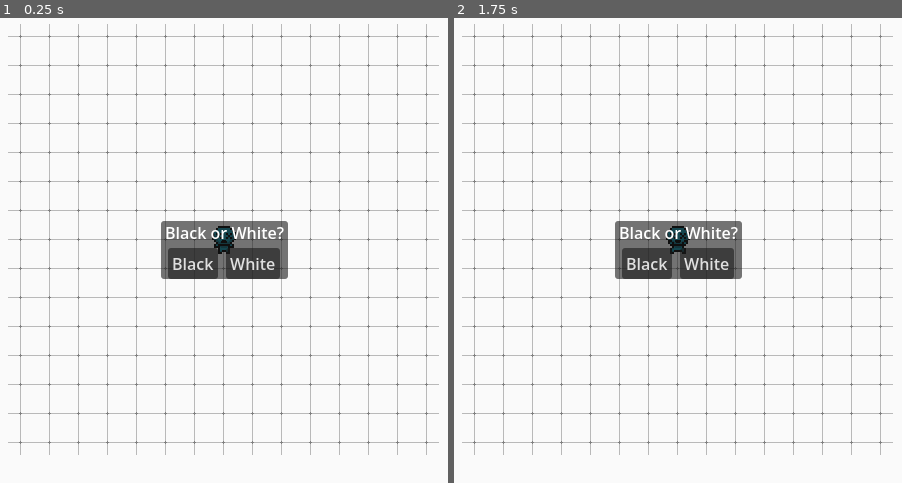
Above: before the commit, frames 1-2 (left to right).
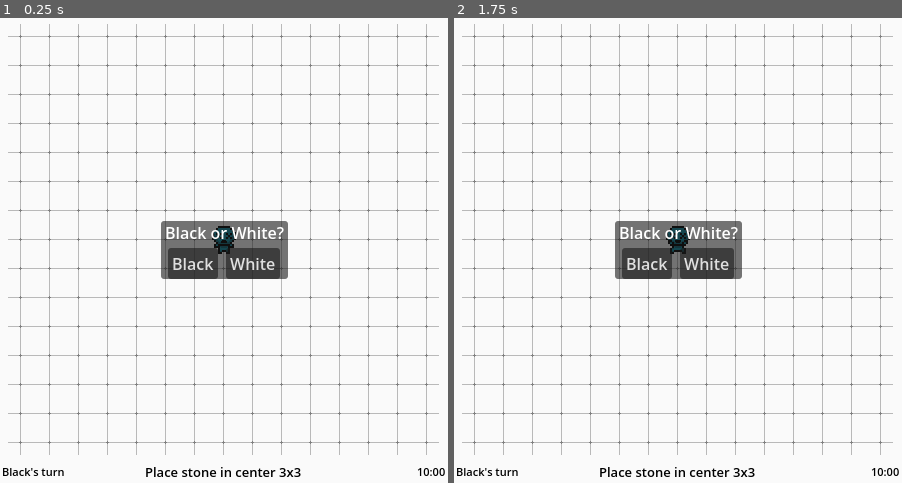
Above: after the commit, the same moments.

Repository: Joseph731/Isaok
Game: Godot game, scene res://game.tscn
The game is run twice, just before and just after one commit, with the same random seed, the same clock (stepped at 60 frames per second) and the same inputs. This scene is started directly instead of the project's main scene.
Inputs (mouse positions are in pixels of both pictures, inside the frame that each line leads up to):
- Up to frame 1 (0.25 s): no input
- Up to frame 2 (1.75 s): click (476, 36) at 0.5 s; click (503, 36) at 1.25 s

The runs differ from the first frame. In frame 1, 0.5% of the frame differs, in the area x 0-100%, y 96-99%; in frame 2, 0.5%.

Commit message:
Add turn timers

Diff:
--- a/game.gd
+++ b/game.gd
@@ -6,16 +6,35 @@
 @onready var ui_manager: UIManager = $UIManager
 @onready var network_manager: NetworkManager = $NetworkManager
 @onready var pause_menu: PauseMenu = $PauseMenu
+@onready var turn_timer_host: Timer = $TurnTimerHost
+@onready var turn_timer_challenger: Timer = $TurnTimerChallenger
 
 func _ready() -> void:
+	turn_timer_host.paused = true
+	turn_timer_challenger.paused = true
+	turn_timer_host.timeout.connect(_on_host_time_out)
+	turn_timer_challenger.timeout.connect(_on_challenger_time_out)
 	pause_menu.quit_requested.connect(network_manager.end_game)
 	ui_manager.stone_selection_prompt_created.connect(_on_stone_selection_prompt_created)
 	ui_manager.fifth_moves_count_prompt_created.connect(_on_fifth_moves_count_prompt_created)
+	grid_manager.turn_switched.connect(_on_turn_switched)
 
 func _on_stone_selection_prompt_created(stone_selection_prompt: StoneSelectionPrompt) -> void:
 	stone_selection_prompt.stone_selected.connect(_on_stone_selection_prompt_stone_selected)
 
 func _on_stone_selection_prompt_stone_selected(stone_type: GridManager.StoneType, stone_selection_prompt: StoneSelectionPrompt) -> void:
+	if grid_manager.game_state == GridManager.GameState.SECOND:
+		if stone_selection_prompt.is_for_server:
+			if stone_type == grid_manager.StoneType.WHITE:
+				turn_timer_host.start(turn_timer_host.time_left - 30)
+			else:
+				turn_timer_host.paused = false
+		else:
+			if stone_type == grid_manager.StoneType.WHITE:
+				turn_timer_challenger.start(turn_timer_challenger.time_left - 30)
+			else:
+				turn_timer_challenger.paused = false
+
 	grid_manager.set_peers_stone_types.rpc_id(1, stone_type)
 	queue_free_a_node.rpc_id(1, stone_selection_prompt.get_path())
 
@@ -30,3 +49,19 @@
 @rpc("any_peer", "call_local", "reliable")
 func queue_free_a_node(node_path: String):
 	get_node(node_path).queue_free()
+
+func _on_host_time_out() -> void:
+	print("Challenger wins!")
+
+func _on_challenger_time_out() -> void:
+	print("Host wins!")
+
+func _on_turn_switched(is_servers_turn: bool) -> void:
+	if is_servers_turn:
+		turn_timer_challenger.start(turn_timer_challenger.time_left + 30)
+		turn_timer_challenger.paused = true
+		turn_timer_host.paused = false
+	else:
+		turn_timer_host.start(turn_timer_host.time_left + 30)
+		turn_timer_host.paused = true
+		turn_timer_challenger.paused = false
--- a/game.tscn
+++ b/game.tscn
@@ -24,10 +24,22 @@
 position_marker = NodePath("../GridPositionMarker")
 center_cell_marker = NodePath("../CenterCellMarker")
 
-[node name="UIManager" parent="." unique_id=1133332590 node_paths=PackedStringArray("grid_manager") instance=ExtResource("4_fc0e3")]
+[node name="UIManager" parent="." unique_id=1133332590 node_paths=PackedStringArray("grid_manager", "turn_timer_host", "turn_timer_challenger") instance=ExtResource("4_fc0e3")]
 grid_manager = NodePath("../GridManager")
+turn_timer_host = NodePath("../TurnTimerHost")
+turn_timer_challenger = NodePath("../TurnTimerChallenger")
 
 [node name="NetworkManager" parent="." unique_id=57909923 instance=ExtResource("5_ryrav")]
 
+[node name="TurnTimerHost" type="Timer" parent="." unique_id=1659935680]
+wait_time = 600.0
+one_shot = true
+autostart = true
+
+[node name="TurnTimerChallenger" type="Timer" parent="." unique_id=1751517430]
+wait_time = 600.0
+one_shot = true
+autostart = true
+
 [node name="PauseMenu" parent="." unique_id=396420241 instance=ExtResource("6_eow3j")]
 visible = false
--- a/scenes/grid_manager/grid_manager.gd
+++ b/scenes/grid_manager/grid_manager.gd
@@ -4,7 +4,9 @@
 enum StoneType {EMPTY, BLACK, WHITE, FIFTH, BANNED}
 enum GameState{SECOND, THIRD, FOURTH, FIFTH, CHOOSE, NORMAL}
 
+signal turn_switched(is_servers_turn: bool)
 signal stone_placed(cell_global_position: Vector2, cell_size: Vector2, stone_type: StoneType)
+signal second_move_finished
 signal third_move_finished
 signal fourth_move_finished
 signal fifth_move_finished
@@ -28,10 +30,20 @@
 var stone_grid: Array[Array] = []
 var servers_stone: StoneType
 var clients_stone: StoneType
-var is_servers_turn: bool = true
 var game_state: GameState = GameState.SECOND
+var initial_fifth_moves_count: int = 0
+var lone_fifth_move_coords: Vector2i
 var fifth_moves_count: int = 0
 var grid_symmetry_data: Dictionary
+
+var _is_servers_turn: bool = true
+var is_servers_turn: bool:
+	get:
+		return _is_servers_turn
+	set(value):
+		if _is_servers_turn != value:
+			turn_switched.emit(value)
+		_is_servers_turn = value
 
 func _ready() -> void:
 	position = position_marker.position
@@ -136,6 +148,8 @@
 	stone_grid[coords.y][coords.x] = stone_type
 
 	if game_state == GameState.FIFTH:
+		if initial_fifth_moves_count == 1:
+			lone_fifth_move_coords = coords
 		if grid_symmetry_data["left_right"]:
 			print("left right symmetry detected")
 			if Vector2i(coords.y, coords.x) != Vector2i(coords.y, 2*7 - coords.x):
@@ -349,6 +363,9 @@
 	# Get the maximum valid integer index (size - 1)
 	var max_game_state = GameState.size() - 1
 	# Clamp the value so it never exceeds the maximum
+	if game_state == GameState.SECOND:
+		second_move_finished.emit()
+
 	if game_state == GameState.THIRD:
 		third_move_finished.emit()
 
@@ -359,6 +376,10 @@
 	if game_state == GameState.FIFTH:
 		fifth_move_finished.emit()
 		empty_stone_type_in_stone_grid(StoneType.BANNED)
+		if initial_fifth_moves_count == 1:
+			stone_grid[lone_fifth_move_coords.y][lone_fifth_move_coords.x] = StoneType.BLACK
+			var cell_global_position: Vector2 = position_marker.global_position + Vector2(lone_fifth_move_coords * 29)
+			stone_placed.emit(cell_global_position, CELL_MIN_SIZE, stone_grid[lone_fifth_move_coords.y][lone_fifth_move_coords.x])
 
 	if game_state == GameState.CHOOSE:
 		choose_move_finished.emit()
@@ -366,13 +387,17 @@
 
 	game_state = min(int(game_state) + 1, max_game_state) as GameState
 
+	if game_state == GameState.CHOOSE && initial_fifth_moves_count == 1:
+		increment_game_state()
+
 @rpc("any_peer", "call_local", "reliable")
 func switch_whose_turn_it_is() -> void:
 	is_servers_turn = !is_servers_turn
 
 @rpc("any_peer", "call_local", "reliable")
 func set_fifth_moves_count(move_count: int) -> void:
-	fifth_moves_count = move_count
+	initial_fifth_moves_count = move_count
+	fifth_moves_count = initial_fifth_moves_count
 
 func empty_stone_type_in_stone_grid(stone_type: StoneType):
 	for row in stone_grid.size():
--- a/scenes/ui_manager/ui_manager.gd
+++ b/scenes/ui_manager/ui_manager.gd
@@ -5,10 +5,15 @@
 signal fifth_moves_count_prompt_created(fifth_moves_count_prompt: FifthMovesCountPrompt)
 
 @export var grid_manager: GridManager
+@export var turn_timer_host: Timer
+@export var turn_timer_challenger: Timer
+
 
 @onready var stones: Node = $Stones
-@onready var fifth_moves_count_label: Label = $MarginContainer/FifthMovesCountLabel
+@onready var center_label: Label = $MarginContainer/CenterLabel
 @onready var prompt_spawner: MultiplayerSpawner = $PromptSpawner
+@onready var turn_timer_label: Label = $MarginContainer/TurnTimerLabel
+@onready var whose_turn_label: Label = $MarginContainer/WhoseTurnLabel
 
 const STONE: PackedScene = preload("uid://dyrih8v8f0hie")
 const STONE_SELECTION_PROMPT: PackedScene = preload("uid://dly5k3xygv7tn")
@@ -21,12 +26,44 @@
 func _ready() -> void:
 	prompt_spawner.spawned.connect(_on_prompt_spawned)
 	grid_manager.stone_placed.connect(_on_stone_placed)
+	grid_manager.turn_switched.connect(_on_turn_switched)
+	grid_manager.second_move_finished.connect(_on_second_move_finished)
 	grid_manager.third_move_finished.connect(_on_third_move_finished)
 	grid_manager.fourth_move_finished.connect(_on_fourth_move_finished)
 	grid_manager.fifth_move_finished.connect(_on_fifth_move_finished)
 	grid_manager.choose_move_finished.connect(_on_choose_move_finished)
 	if is_multiplayer_authority():
 		create_stone_selection_prompt(true)
+
+func _process(_delta: float) -> void:
+	if is_multiplayer_authority():
+		update_turn_timer_label()
+
+func update_turn_timer_label():
+	var turn_timer: Timer
+	if !turn_timer_host.paused:
+		turn_timer = turn_timer_host
+		turn_timer_label.text = "Host's time: "
+	elif !turn_timer_challenger.paused:
+		turn_timer = turn_timer_challenger
+		turn_timer_label.text = "Challenger's time: "
+	else:
+		return
+
+	var total_seconds: int = int(ceilf(turn_timer.time_left))
+
+	# Calculate hours, minutes, and seconds
+	@warning_ignore("integer_division")
+	var hours: int = total_seconds / 3600
+	@warning_ignore("integer_division")
+	var minutes: int = (total_seconds % 3600) / 60
+	var seconds: int = total_seconds % 60
+
+	# Dynamically change the format based on whether hours exist
+	if hours > 0:
+		turn_timer_label.text += "%02d:%02d:%02d" % [hours, minutes, seconds]
+	else:
+		turn_timer_label.text += "%02d:%02d" % [minutes, seconds]
 
 func _on_stone_placed(cell_global_position: Vector2, cell_size: Vector2, stone_type: GridManager.StoneType) -> void:
 	var stone: Stone = STONE.instantiate()
@@ -49,7 +86,11 @@
 	newest_stone = stone
 	newest_stone.animation_player.play("recently_placed")
 
+func _on_second_move_finished() -> void:
+	center_label.text = "Place stone in center 5x5"
+
 func _on_third_move_finished() -> void:
+	center_label.text = ""
 	if grid_manager.servers_stone == GridManager.StoneType.WHITE:
 		create_stone_selection_prompt(true)
 	else:
@@ -76,23 +117,25 @@
 	fifth_moves_count_prompt.is_for_server = is_for_server
 
 func _on_fifth_moves_count_selected(moves_count: int, _fifth_moves_count_prompt: FifthMovesCountPrompt) -> void:
-	set_fifth_moves_count_text.rpc(moves_count)
+	set_fifth_moves_count_text.rpc_id(1, moves_count)
 	create_stone_selection_prompt.rpc_id(1, !multiplayer.is_server())
 
 @rpc("any_peer", "call_local", "reliable")
 func set_fifth_moves_count_text(moves_count: int) -> void:
-	fifth_moves_count_label.visible = true
-	fifth_moves_count_label.text = "There will be " + str(moves_count) + " fifth moves."
+	center_label.visible = true
+	center_label.text = "There will be " + str(moves_count) + " fifth moves"
 
 func _on_fifth_move_finished() -> void:
 	for banned_stone in banned_stones:
 		banned_stone.queue_free()
 	banned_stones.clear()
+	center_label.text = "Choose black's fifth move"
 
 func _on_choose_move_finished() -> void:
 	for fifth_stone in fifth_stones:
 		fifth_stone.queue_free()
 	fifth_stones.clear()
+	center_label.text = ""
 
 func _on_prompt_spawned(prompt: Node) -> void:
 	if multiplayer.is_server():
@@ -102,3 +145,9 @@
 	if prompt is FifthMovesCountPrompt:
 		fifth_moves_count_prompt_created.emit(prompt)
 		prompt.fifth_moves_count_selected.connect(_on_fifth_moves_count_selected)
+
+func _on_turn_switched(is_servers_turn: bool) -> void:
+		if (is_servers_turn && grid_manager.servers_stone == GridManager.StoneType.WHITE) || (!is_servers_turn && grid_manager.clients_stone == GridManager.StoneType.WHITE):
+			whose_turn_label.text = "White's turn"
+		else:
+			whose_turn_label.text = "Black's turn"
--- a/scenes/ui_manager/ui_manager.tscn
+++ b/scenes/ui_manager/ui_manager.tscn
@@ -1,6 +1,20 @@
 [gd_scene format=3 uid="uid://ddk13jk34n10n"]
 
 [ext_resource type="Script" uid="uid://dwpytb3hjcq4b" path="res://scenes/ui_manager/ui_manager.gd" id="1_nobtw"]
+
+[sub_resource type="SceneReplicationConfig" id="SceneReplicationConfig_nobtw"]
+properties/0/path = NodePath("MarginContainer/WhoseTurnLabel:text")
+properties/0/spawn = false
+properties/0/replication_mode = 2
+properties/1/path = NodePath("MarginContainer/TurnTimerLabel:text")
+properties/1/spawn = false
+properties/1/replication_mode = 2
+properties/2/path = NodePath("MarginContainer/CenterLabel:text")
+properties/2/spawn = false
+properties/2/replication_mode = 2
+properties/3/path = NodePath("MarginContainer/CenterLabel:visible")
+properties/3/spawn = false
+properties/3/replication_mode = 2
 
 [node name="UIManager" type="Node" unique_id=1133332590]
 script = ExtResource("1_nobtw")
@@ -24,11 +38,31 @@
 grow_horizontal = 2
 grow_vertical = 0
 mouse_filter = 2
+theme_override_constants/margin_left = 2
+theme_override_constants/margin_right = 2
 
-[node name="FifthMovesCountLabel" type="Label" parent="MarginContainer" unique_id=417189262]
-visible = false
+[node name="WhoseTurnLabel" type="Label" parent="MarginContainer" unique_id=742183636]
 layout_mode = 2
 theme_override_colors/font_color = Color(0, 0, 0, 1)
-text = "There will be 9 fifth moves."
+theme_override_font_sizes/font_size = 11
+text = "Black's turn"
+vertical_alignment = 1
+
+[node name="CenterLabel" type="Label" parent="MarginContainer" unique_id=417189262]
+layout_mode = 2
+theme_override_colors/font_color = Color(0, 0, 0, 1)
+theme_override_font_sizes/font_size = 13
+text = "Place stone in center 3x3"
 horizontal_alignment = 1
 vertical_alignment = 1
+
+[node name="TurnTimerLabel" type="Label" parent="MarginContainer" unique_id=1690054569]
+layout_mode = 2
+theme_override_colors/font_color = Color(0, 0, 0, 1)
+theme_override_font_sizes/font_size = 11
+text = "10:00"
+horizontal_alignment = 2
+vertical_alignment = 1
+
+[node name="MultiplayerSynchronizer" type="MultiplayerSynchronizer" parent="." unique_id=1775470674]
+replication_config = SubResource("SceneReplicationConfig_nobtw")
